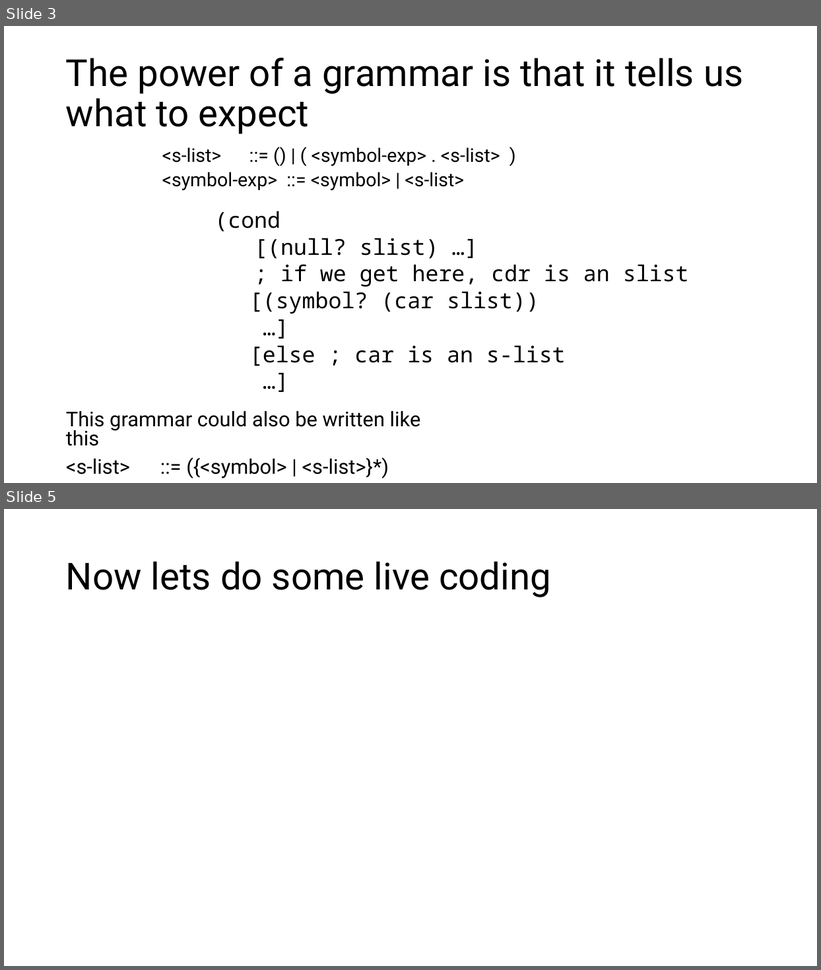
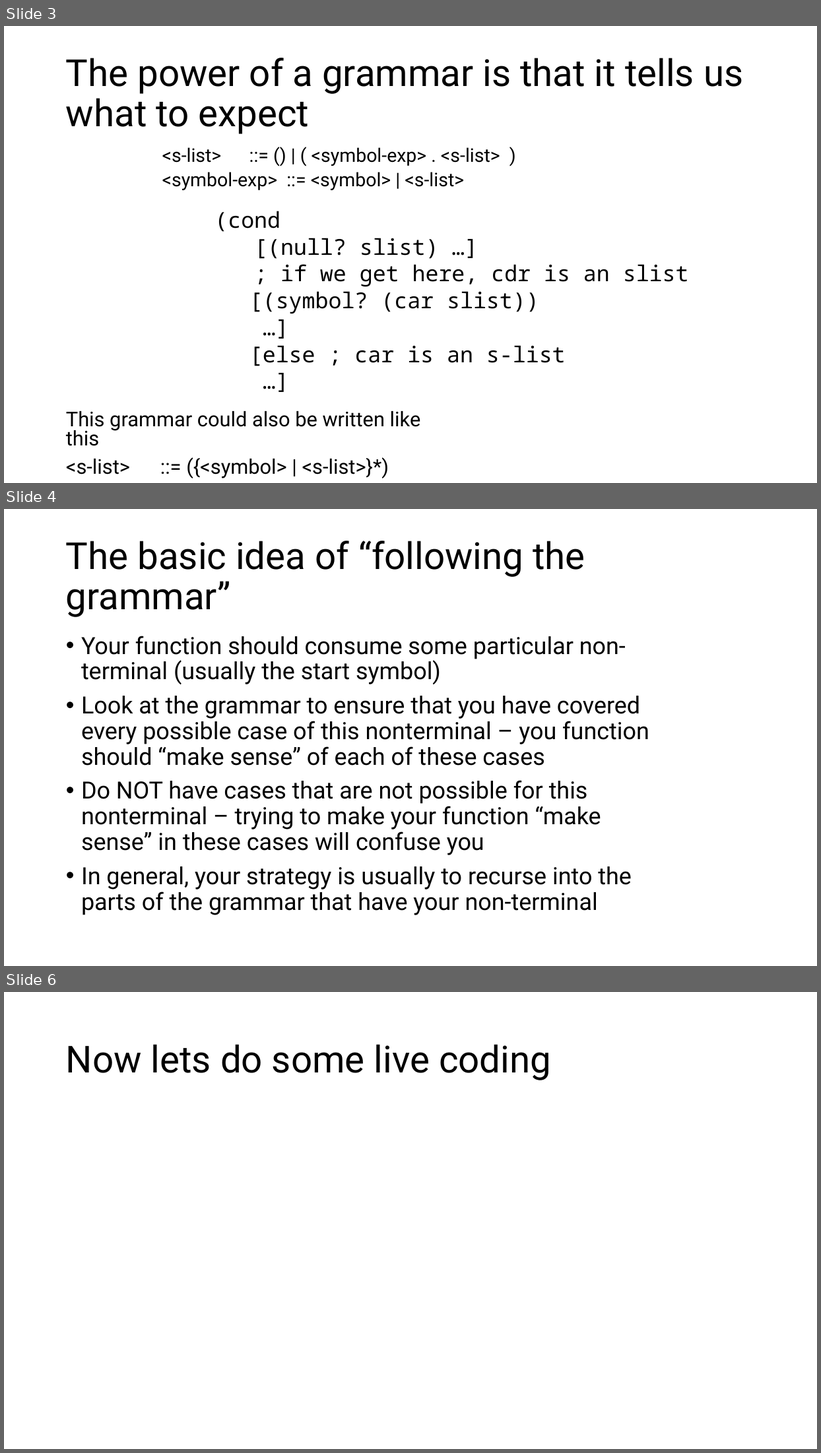
Before and after one commit to RHIT-CSSE/csse304, a slide deck: ClassMaterials/ProgramsAboutSlists/follow the grammar.pptx. Shown one above the other, each under a label of ours: slides 3 and 5 before the commit, slides 3, 4 and 6 after it; the slides between them are not shown. The pictures are 821x970 and 821x1453 pixels, drawn with LibreOffice and Linux fonts; fonts in the diff are those of the drawing. Boxes give left, top, right and bottom in pixels: in the first picture for what was removed or moved away, otherwise in the second. Text is boxed around its words. In the diff, an @@ line names an element or a change of style, - is before the commit and + after.

Commit message:
a few new slides

```diff
--- a/ClassMaterials/ProgramsAboutSlists/follow the grammar.pptx
+++ b/ClassMaterials/ProgramsAboutSlists/follow the grammar.pptx
@@ slide 4 added at (4, 509, 817, 966), background #FFFFFF @@
@@ title added at (66, 541, 585, 617), 44 pt, text #000000 @@
+The basic idea of “following the grammar”
@@ text added at (81, 636, 649, 916), 28 pt, text #000000 @@
+• Your function should consume some particular non-terminal (usually the start symbol)
+• Look at the grammar to ensure that you have covered every possible case of this nonterminal – you function should “make sense” of each of these cases
+• Do NOT have cases that are not possible for this nonterminal – trying to make your function “make sense” in these cases will confuse you
+• In general, your strategy is usually to recurse into the parts of the grammar that have your non-terminal
@@ what was slide 5 is now slide 6 @@
```
Also in this commit, not shown: 1 slide changed.
